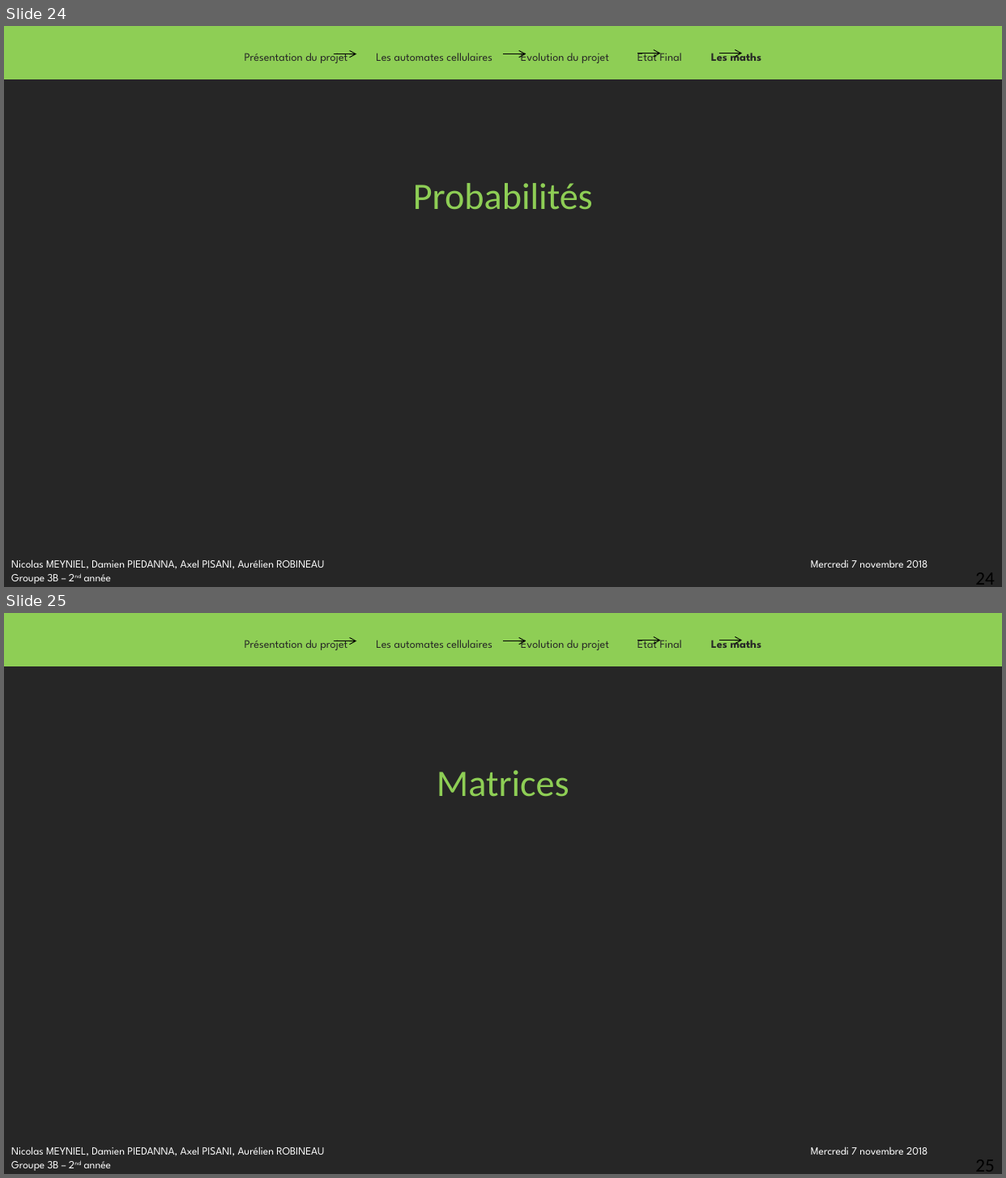
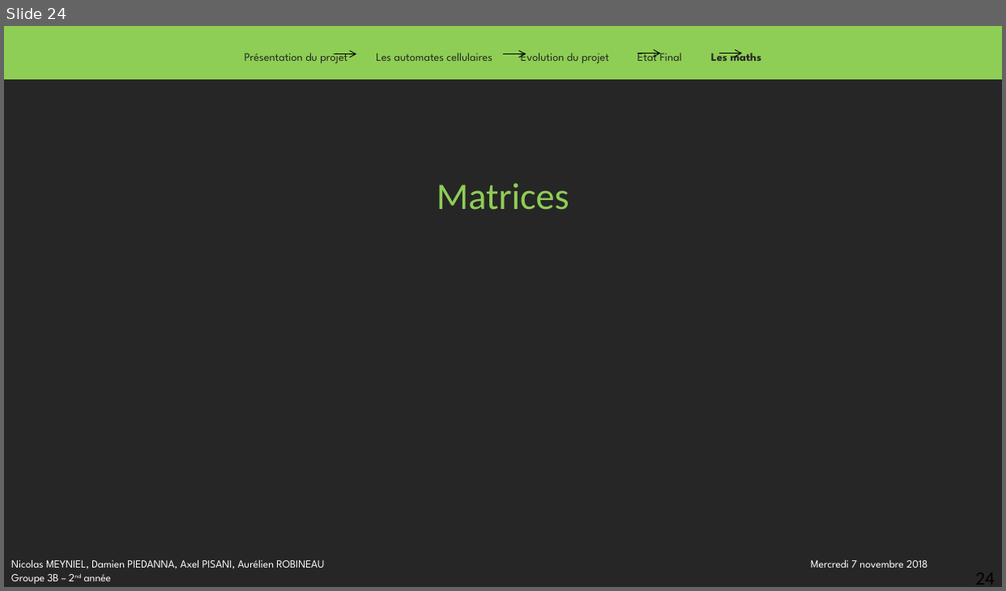
Before and after one commit to damien-piedanna/virus-cellular-automaton, a slide deck: doc/PowerPoint_Modelisation_Mathematique.pptx. Shown one above the other, each under a label of ours: slides 24 and 25 before the commit, slide 24 after it. The pictures are 1006x1178 and 1006x591 pixels, drawn with LibreOffice and Linux fonts; fonts in the diff are those of the drawing. Boxes give left, top, right and bottom in pixels: in the first picture for what was removed or moved away, otherwise in the second. Text is boxed around its words. In the diff, an @@ line names an element or a change of style, - is before the commit and + after.

```diff
--- a/doc/PowerPoint_Modelisation_Mathematique.pptx
+++ b/doc/PowerPoint_Modelisation_Mathematique.pptx
@@ slide 24 removed at (x1=4, y1=26, x2=1002, y2=587), background #262626 @@
@@ rectangle removed at (x1=4, y1=26, x2=1002, y2=80) @@
@@ text removed at (x1=245, y1=49, x2=761, y2=63) @@
-Présentation du projet Les automates cellulaires Evolution du projet Etat Final Les maths
@@ arrow removed from (334, 54) to (356, 54) @@
@@ arrow removed from (503, 54) to (526, 54) @@
@@ arrow removed from (638, 53) to (661, 53) @@
@@ arrow removed from (719, 53) to (742, 53) @@
@@ text removed at (x1=413, y1=183, x2=593, y2=210) @@
-Probabilités
@@ text removed at (x1=11, y1=560, x2=927, y2=570) @@
-Nicolas MEYNIEL, Damien PIEDANNA, Axel PISANI, Aurélien ROBINEAU Mercredi 7 novembre 2018
-Groupe 3B – 2nd année
@@ page number removed at (x1=975, y1=567, x2=994, y2=587) @@
-24
@@ what was slide 25 is now slide 24 @@
@@ page number at (x1=975, y1=567, x2=994, y2=587): text changed @@
-25
+24
```
Also in this commit, not shown: 2 slides changed.
